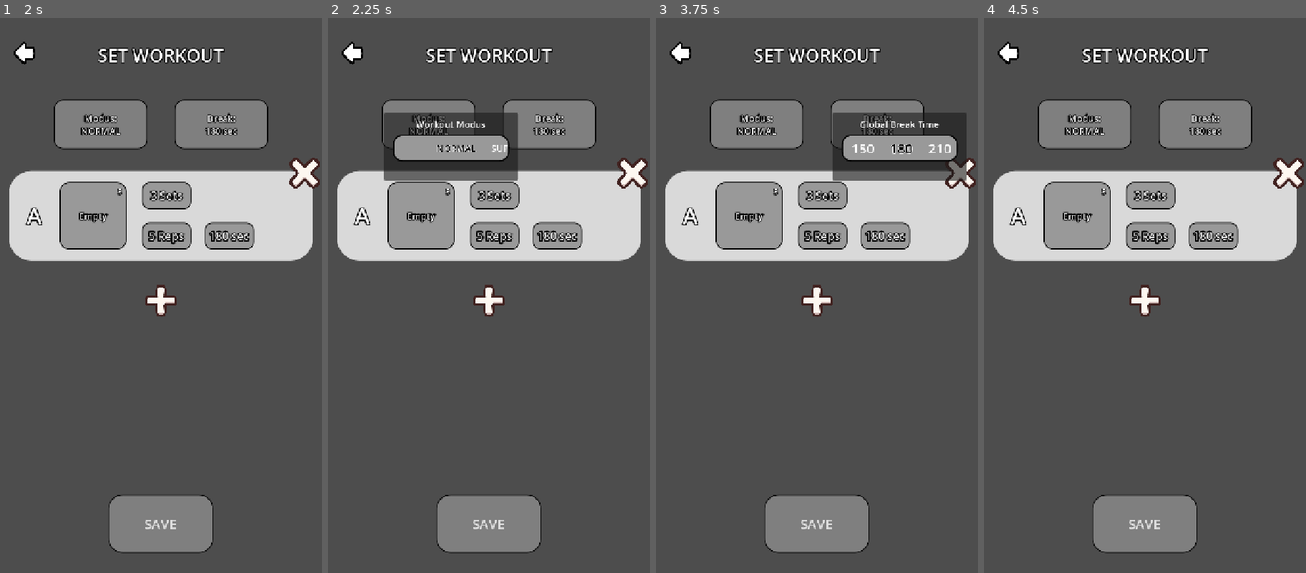
Above: before the commit, frames 1-4 (left to right).
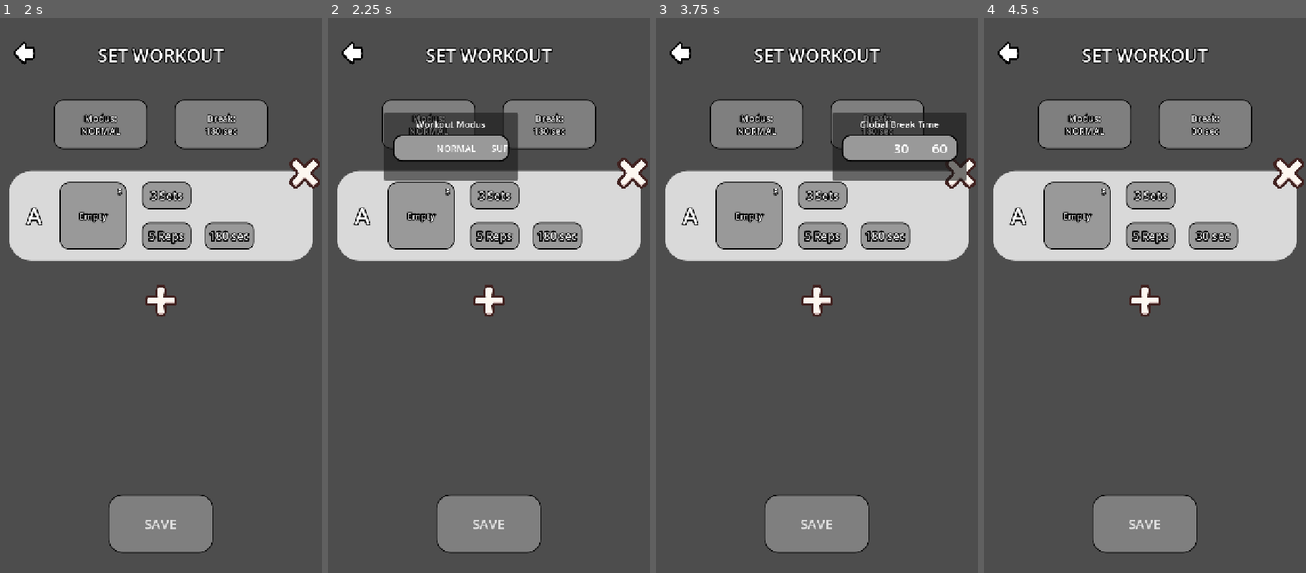
Above: after the commit, the same moments.

Repository: derdrache/Calisthenics-App
Game: Godot game, scene res://main_menu_page/main_menu.tscn
Same seed, same stepped clock (60 frames per second), same inputs: the game is played once before the commit and once after it. The engine's default icon, where the game draws it, is replaced by a stand-in: a white triangle on a blue panel in a dark square.
Inputs (mouse positions are in pixels of both pictures, inside the frame that each line leads up to):
- Up to frame 1 (2 s): click (54, 117) at 0.52 s; click "SETUP" at 1.25 s
- Up to frame 2 (2.25 s): click "Modus: NORMAL" at 2 s
- Up to frame 3 (3.75 s): click "Modus: NORMAL" at 2.75 s; click "Break: 180 sec" at 3.5 s
- Up to frame 4 (4.5 s): click (1077, 217) at 4.25 s

Frame 1 is identical in both runs. In frame 2, 0.1% of the frame differs, in the area x 33-46%, y 22-25%; in frame 3, 0.2%; in frame 4, 0.3%, in the area x 63-78%, y 19-41%.

Commit message:
fix label selection carusel start

Diff:
--- a/main_menu_page/workout_page/doWorkout/do_workout_page.tscn
+++ b/main_menu_page/workout_page/doWorkout/do_workout_page.tscn
@@ -18,7 +18,7 @@
 corner_radius_bottom_right = 25
 corner_radius_bottom_left = 25
 
-[node name="WorkoutPage" type="Control"]
+[node name="WorkoutPage" type="Control" unique_id=2121894325]
 layout_mode = 3
 anchors_preset = 15
 anchor_right = 1.0
@@ -27,25 +27,25 @@
 grow_vertical = 2
 script = ExtResource("1_fsfw8")
 
-[node name="SaftyArea" parent="." instance=ExtResource("2_gsdin")]
+[node name="SaftyArea" parent="." unique_id=219965013 instance=ExtResource("2_gsdin")]
 layout_mode = 1
 
-[node name="MarginContainer" type="MarginContainer" parent="SaftyArea"]
+[node name="MarginContainer" type="MarginContainer" parent="SaftyArea" unique_id=1741149802]
 layout_mode = 2
 theme_override_constants/margin_left = 20
 theme_override_constants/margin_top = 20
 theme_override_constants/margin_right = 20
 theme_override_constants/margin_bottom = 50
 
-[node name="VBoxContainer" type="VBoxContainer" parent="SaftyArea/MarginContainer"]
+[node name="VBoxContainer" type="VBoxContainer" parent="SaftyArea/MarginContainer" unique_id=1261099555]
 layout_mode = 2
 theme_override_constants/separation = 50
 
-[node name="SettingButton" parent="SaftyArea/MarginContainer/VBoxContainer" instance=ExtResource("4_2ep2c")]
+[node name="SettingButton" parent="SaftyArea/MarginContainer/VBoxContainer" unique_id=346654195 instance=ExtResource("4_2ep2c")]
 layout_mode = 2
 size_flags_horizontal = 8
 
-[node name="CurrentExerciseLabel" type="Label" parent="SaftyArea/MarginContainer/VBoxContainer"]
+[node name="CurrentExerciseLabel" type="Label" parent="SaftyArea/MarginContainer/VBoxContainer" unique_id=1987946043]
 unique_name_in_owner = true
 custom_minimum_size = Vector2(400, 0)
 layout_mode = 2
@@ -59,7 +59,7 @@
 vertical_alignment = 1
 autowrap_mode = 2
 
-[node name="SetInformationLabel" type="Label" parent="SaftyArea/MarginContainer/VBoxContainer"]
+[node name="SetInformationLabel" type="Label" parent="SaftyArea/MarginContainer/VBoxContainer" unique_id=189486347]
 unique_name_in_owner = true
 layout_mode = 2
 size_flags_horizontal = 4
@@ -71,7 +71,7 @@
 horizontal_alignment = 1
 vertical_alignment = 1
 
-[node name="GoalLabel" type="Label" parent="SaftyArea/MarginContainer/VBoxContainer"]
+[node name="GoalLabel" type="Label" parent="SaftyArea/MarginContainer/VBoxContainer" unique_id=1560950490]
 unique_name_in_owner = true
 layout_mode = 2
 size_flags_horizontal = 4
@@ -83,7 +83,7 @@
 "
 vertical_alignment = 1
 
-[node name="SelectionCarusel" parent="SaftyArea/MarginContainer/VBoxContainer" instance=ExtResource("2_v8r8w")]
+[node name="SelectionCarusel" parent="SaftyArea/MarginContainer/VBoxContainer" unique_id=895611728 instance=ExtResource("2_v8r8w")]
 unique_name_in_owner = true
 layout_mode = 2
 size_flags_horizontal = 4
@@ -94,20 +94,20 @@
 withBackground = false
 withCloseOnBackgroundClick = false
 
-[node name="ContinueButton" type="Button" parent="SaftyArea/MarginContainer/VBoxContainer"]
+[node name="ContinueButton" type="Button" parent="SaftyArea/MarginContainer/VBoxContainer" unique_id=2099280350]
 unique_name_in_owner = true
 custom_minimum_size = Vector2(400, 150)
 layout_mode = 2
 size_flags_horizontal = 4
 size_flags_vertical = 8
 theme_override_font_sizes/font_size = 40
+theme_override_styles/normal = SubResource("StyleBoxFlat_tix4e")
+theme_override_styles/pressed = SubResource("StyleBoxFlat_tix4e")
+theme_override_styles/hover = SubResource("StyleBoxFlat_tix4e")
+theme_override_styles/disabled = SubResource("StyleBoxFlat_tix4e")
 theme_override_styles/focus = SubResource("StyleBoxFlat_tix4e")
-theme_override_styles/disabled = SubResource("StyleBoxFlat_tix4e")
-theme_override_styles/hover = SubResource("StyleBoxFlat_tix4e")
-theme_override_styles/pressed = SubResource("StyleBoxFlat_tix4e")
-theme_override_styles/normal = SubResource("StyleBoxFlat_tix4e")
 text = "CONTINUE"
 
-[node name="AudioStreamPlayer" type="AudioStreamPlayer" parent="."]
+[node name="AudioStreamPlayer" type="AudioStreamPlayer" parent="." unique_id=229838512]
 stream = ExtResource("3_h1raw")
 autoplay = true
--- a/main_menu_page/workout_page/workout_main_page.tscn
+++ b/main_menu_page/workout_page/workout_main_page.tscn
@@ -22,7 +22,7 @@
 
 [sub_resource type="StyleBoxEmpty" id="StyleBoxEmpty_6gep0"]
 
-[node name="WorkoutMainPage" type="Control"]
+[node name="WorkoutMainPage" type="Control" unique_id=160947223]
 layout_mode = 3
 anchors_preset = 15
 anchor_right = 1.0
@@ -33,7 +33,7 @@
 size_flags_vertical = 4
 script = ExtResource("1_xvtn2")
 
-[node name="MarginContainer3" type="MarginContainer" parent="."]
+[node name="MarginContainer3" type="MarginContainer" parent="." unique_id=1610357481]
 layout_mode = 1
 anchors_preset = 15
 anchor_right = 1.0
@@ -45,24 +45,24 @@
 theme_override_constants/margin_right = 50
 theme_override_constants/margin_bottom = 150
 
-[node name="VBoxContainer" type="VBoxContainer" parent="MarginContainer3"]
+[node name="VBoxContainer" type="VBoxContainer" parent="MarginContainer3" unique_id=1709887713]
 layout_mode = 2
 theme_override_constants/separation = 50
 
-[node name="Calendar" parent="MarginContainer3/VBoxContainer" instance=ExtResource("4_dd0rm")]
+[node name="Calendar" parent="MarginContainer3/VBoxContainer" unique_id=256679380 instance=ExtResource("4_dd0rm")]
 custom_minimum_size = Vector2(600, 200)
 layout_mode = 2
 size_flags_vertical = 0
 smallCalendar = true
 
-[node name="CurrentWorkout" parent="MarginContainer3/VBoxContainer" instance=ExtResource("2_pao4v")]
+[node name="CurrentWorkout" parent="MarginContainer3/VBoxContainer" unique_id=2128504115 instance=ExtResource("2_pao4v")]
 layout_mode = 2
 size_flags_vertical = 4
 
-[node name="CurrentState" parent="MarginContainer3/VBoxContainer" instance=ExtResource("4_p2p3c")]
+[node name="CurrentState" parent="MarginContainer3/VBoxContainer" unique_id=513621336 instance=ExtResource("4_p2p3c")]
 layout_mode = 2
 
-[node name="MarginContainer" type="MarginContainer" parent="."]
+[node name="MarginContainer" type="MarginContainer" parent="." unique_id=452418256]
 layout_mode = 1
 anchors_preset = 7
 anchor_left = 0.5
@@ -76,20 +76,20 @@
 grow_vertical = 0
 theme_override_constants/margin_bottom = 50
 
-[node name="StartButton" type="Button" parent="MarginContainer"]
+[node name="StartButton" type="Button" parent="MarginContainer" unique_id=106164037]
 unique_name_in_owner = true
 custom_minimum_size = Vector2(225, 120)
 layout_mode = 2
 size_flags_horizontal = 3
 theme_override_font_sizes/font_size = 45
+theme_override_styles/normal = SubResource("StyleBoxFlat_v2n0d")
+theme_override_styles/pressed = SubResource("StyleBoxFlat_v2n0d")
+theme_override_styles/hover = SubResource("StyleBoxFlat_v2n0d")
+theme_override_styles/disabled = SubResource("StyleBoxFlat_v2n0d")
 theme_override_styles/focus = SubResource("StyleBoxFlat_v2n0d")
-theme_override_styles/disabled = SubResource("StyleBoxFlat_v2n0d")
-theme_override_styles/hover = SubResource("StyleBoxFlat_v2n0d")
-theme_override_styles/pressed = SubResource("StyleBoxFlat_v2n0d")
-theme_override_styles/normal = SubResource("StyleBoxFlat_v2n0d")
 text = "Start"
 
-[node name="MarginContainer2" type="MarginContainer" parent="."]
+[node name="MarginContainer2" type="MarginContainer" parent="." unique_id=697787786]
 layout_mode = 1
 anchors_preset = 3
 anchor_left = 1.0
@@ -103,7 +103,7 @@
 theme_override_constants/margin_right = 50
 theme_override_constants/margin_bottom = 50
 
-[node name="TextureRect" type="TextureRect" parent="MarginContainer2"]
+[node name="TextureRect" type="TextureRect" parent="MarginContainer2" unique_id=1907406943]
 custom_minimum_size = Vector2(120, 120)
 layout_mode = 2
 size_flags_horizontal = 10
@@ -111,7 +111,7 @@
 texture = ExtResource("2_8kbjj")
 expand_mode = 1
 
-[node name="SettingButton" type="Button" parent="MarginContainer2/TextureRect"]
+[node name="SettingButton" type="Button" parent="MarginContainer2/TextureRect" unique_id=1226152120]
 unique_name_in_owner = true
 layout_mode = 1
 anchors_preset = 15
@@ -119,8 +119,8 @@
 anchor_bottom = 1.0
 grow_horizontal = 2
 grow_vertical = 2
+theme_override_styles/normal = SubResource("StyleBoxEmpty_6gep0")
+theme_override_styles/pressed = SubResource("StyleBoxEmpty_6gep0")
+theme_override_styles/hover = SubResource("StyleBoxEmpty_6gep0")
+theme_override_styles/disabled = SubResource("StyleBoxEmpty_6gep0")
 theme_override_styles/focus = SubResource("StyleBoxEmpty_6gep0")
-theme_override_styles/disabled = SubResource("StyleBoxEmpty_6gep0")
-theme_override_styles/hover = SubResource("StyleBoxEmpty_6gep0")
-theme_override_styles/pressed = SubResource("StyleBoxEmpty_6gep0")
-theme_override_styles/normal = SubResource("StyleBoxEmpty_6gep0")
--- a/widgets/selection_carusel/label_selection_carusel.gd
+++ b/widgets/selection_carusel/label_selection_carusel.gd
@@ -13,7 +13,12 @@
 @export var stringList: Array
 @export var maxValue := 10
 @export var steps := 1
-@export var initialValue := 5
+@export var initialValue := 5:
+	set(value):
+		initialValue = value
+		if is_node_ready():
+			_set_carusel_start()
+
 @export var withBackground := true
 @export var withCloseOnBackgroundClick := true
 
@@ -24,11 +29,6 @@
 		_create_number_labels()
 	else:
 		_create_normal_labels()
-
-	await get_tree().create_timer(0.04).timeout
-
-	_set_carusel_start()
-
 
 	if not withBackground: _remove_background()
 
@@ -84,7 +84,11 @@
 
 func _set_carusel_start() -> void:
 	var initalValueIndex := get_node_index(initialValue)
+
 	var startScroll := _get_space_between_scroll_objects() * (initalValueIndex-1)
+
+	await get_tree().process_frame
+
 	scroll_container.scroll_horizontal = startScroll
 	_select_deselect_objects(object_container.get_children()[initalValueIndex])
 
--- a/widgets/selection_carusel/label_selection_carusel.tscn
+++ b/widgets/selection_carusel/label_selection_carusel.tscn
@@ -13,7 +13,7 @@
 corner_radius_bottom_right = 20
 corner_radius_bottom_left = 20
 
-[node name="SelectionCarusel" type="Control"]
+[node name="SelectionCarusel" type="Control" unique_id=1925242217]
 custom_minimum_size = Vector2(300, 200)
 layout_mode = 3
 anchors_preset = 5
@@ -25,7 +25,7 @@
 grow_horizontal = 2
 script = ExtResource("1_ek2ds")
 
-[node name="BackgroundPanel" type="PanelContainer" parent="."]
+[node name="BackgroundPanel" type="PanelContainer" parent="." unique_id=131353399]
 unique_name_in_owner = true
 custom_minimum_size = Vector2(200, 150)
 layout_mode = 1
@@ -40,46 +40,46 @@
 size_flags_horizontal = 0
 size_flags_vertical = 0
 
-[node name="MarginContainer" type="MarginContainer" parent="BackgroundPanel"]
+[node name="MarginContainer" type="MarginContainer" parent="BackgroundPanel" unique_id=652731766]
 layout_mode = 2
 theme_override_constants/margin_left = 20
 theme_override_constants/margin_top = 10
 theme_override_constants/margin_right = 20
 theme_override_constants/margin_bottom = 20
 
-[node name="VBoxContainer" type="VBoxContainer" parent="BackgroundPanel/MarginContainer"]
+[node name="VBoxContainer" type="VBoxContainer" parent="BackgroundPanel/MarginContainer" unique_id=689934419]
 layout_mode = 2
 theme_override_constants/separation = 10
 
-[node name="Title" type="Label" parent="BackgroundPanel/MarginContainer/VBoxContainer"]
+[node name="Title" type="Label" parent="BackgroundPanel/MarginContainer/VBoxContainer" unique_id=1710379151]
 unique_name_in_owner = true
 layout_mode = 2
 size_flags_horizontal = 4
 theme_override_font_sizes/font_size = 20
 text = "Sets"
 
-[node name="PanelContainer" type="PanelContainer" parent="BackgroundPanel/MarginContainer/VBoxContainer"]
+[node name="PanelContainer" type="PanelContainer" parent="BackgroundPanel/MarginContainer/VBoxContainer" unique_id=410602757]
 custom_minimum_size = Vector2(0, 60)
 layout_mode = 2
 theme_override_styles/panel = SubResource("StyleBoxFlat_1mlgd")
 
-[node name="MarginContainer" type="MarginContainer" parent="BackgroundPanel/MarginContainer/VBoxContainer/PanelContainer"]
+[node name="MarginContainer" type="MarginContainer" parent="BackgroundPanel/MarginContainer/VBoxContainer/PanelContainer" unique_id=1936606593]
 layout_mode = 2
 
-[node name="ScrollContainer" type="ScrollContainer" parent="BackgroundPanel/MarginContainer/VBoxContainer/PanelContainer/MarginContainer"]
+[node name="ScrollContainer" type="ScrollContainer" parent="BackgroundPanel/MarginContainer/VBoxContainer/PanelContainer/MarginContainer" unique_id=67503254]
 unique_name_in_owner = true
 layout_mode = 2
 horizontal_scroll_mode = 3
 vertical_scroll_mode = 0
 
-[node name="ObjectContainer" type="HBoxContainer" parent="BackgroundPanel/MarginContainer/VBoxContainer/PanelContainer/MarginContainer/ScrollContainer"]
+[node name="ObjectContainer" type="HBoxContainer" parent="BackgroundPanel/MarginContainer/VBoxContainer/PanelContainer/MarginContainer/ScrollContainer" unique_id=501128864]
 unique_name_in_owner = true
 layout_mode = 2
 size_flags_horizontal = 6
 size_flags_vertical = 6
 theme_override_constants/separation = 35
 
-[node name="SelectionMarker" type="Control" parent="."]
+[node name="SelectionMarker" type="Control" parent="." unique_id=973368641]
 unique_name_in_owner = true
 layout_mode = 1
 anchors_preset = 8
@@ -94,7 +94,7 @@
 grow_horizontal = 2
 grow_vertical = 2
 
-[node name="ColorRect" type="ColorRect" parent="SelectionMarker"]
+[node name="ColorRect" type="ColorRect" parent="SelectionMarker" unique_id=1988417102]
 layout_mode = 0
 offset_right = 1.0
 offset_bottom = 1.0
Not shown: 1 places in main_menu_page/workout_page/doWorkout/do_workout_page.tscn that only renumber resources
Not shown: 1 places in main_menu_page/workout_page/workout_main_page.tscn that only renumber resources
Not shown: 1 places in widgets/selection_carusel/label_selection_carusel.tscn that only renumber resources
